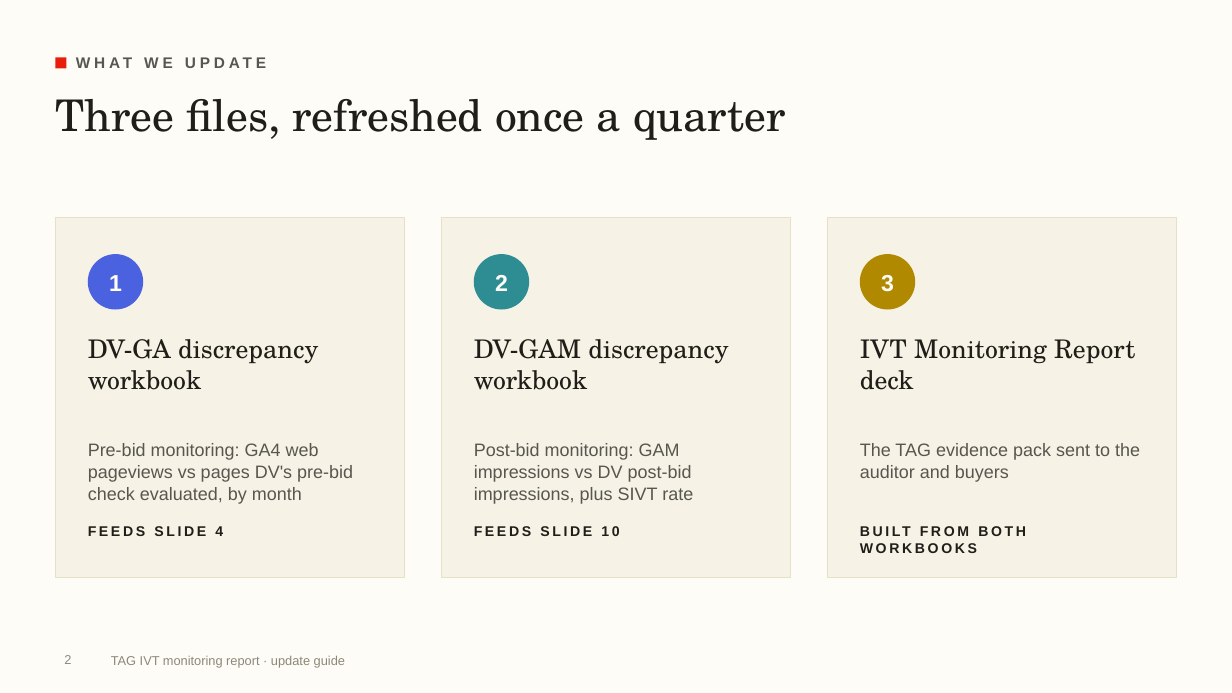
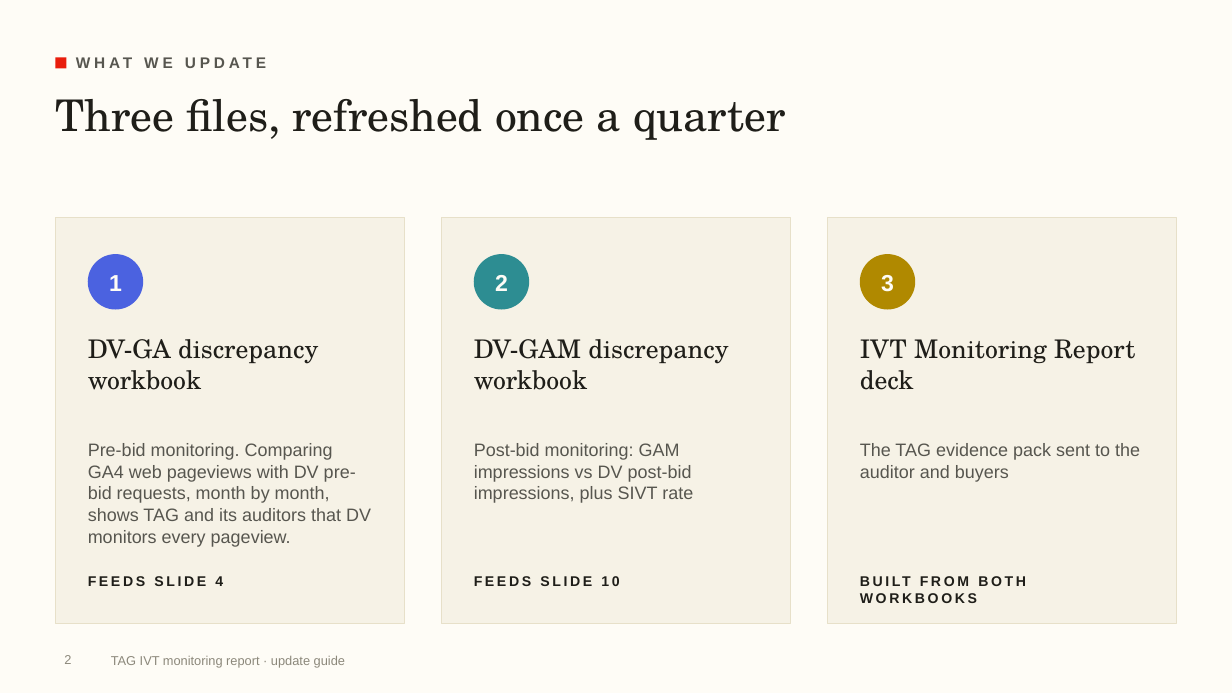
Before and after one commit to rogerhirano-nw/yield-dashboard, a slide deck: slide 2 of docs/TAG_IVT_Report_Update_Guide.pptx. Drawn at 1232x693 pixels with LibreOffice and Linux fonts; fonts in the diff are those of the drawing; background and template pictures are left out. Boxes give left, top, right and bottom in pixels: in the first picture for what was removed or moved away, otherwise in the second. Text is boxed around its words. In the diff, an @@ line names an element or a change of style, - is before the commit and + after.

```diff
--- a/docs/TAG_IVT_Report_Update_Guide.pptx
+++ b/docs/TAG_IVT_Report_Update_Guide.pptx
@@ rectangle: place and size @@
-rectangle at [55, 217, 405, 578]
+rectangle at [55, 217, 405, 624]
@@ rectangle: place and size @@
-rectangle at [442, 217, 791, 578]
+rectangle at [442, 217, 791, 624]
@@ rectangle: place and size @@
-rectangle at [828, 217, 1177, 578]
+rectangle at [828, 217, 1177, 624]
@@ text at [88, 443, 371, 547]: text changed @@
-Pre-bid monitoring: GA4 web pageviews vs pages DV's pre-bid check evaluated, by month
+Pre-bid monitoring. Comparing GA4 web pageviews with DV pre-bid requests, month by month, shows TAG and its auditors that DV monitors every pageview.
@@ 3 texts: place and size @@
-3 texts at [88, 526, 977, 553]
+3 texts at [88, 576, 977, 603]
```
Also in this commit, not shown: 1 other slide changed, 2 other files.
